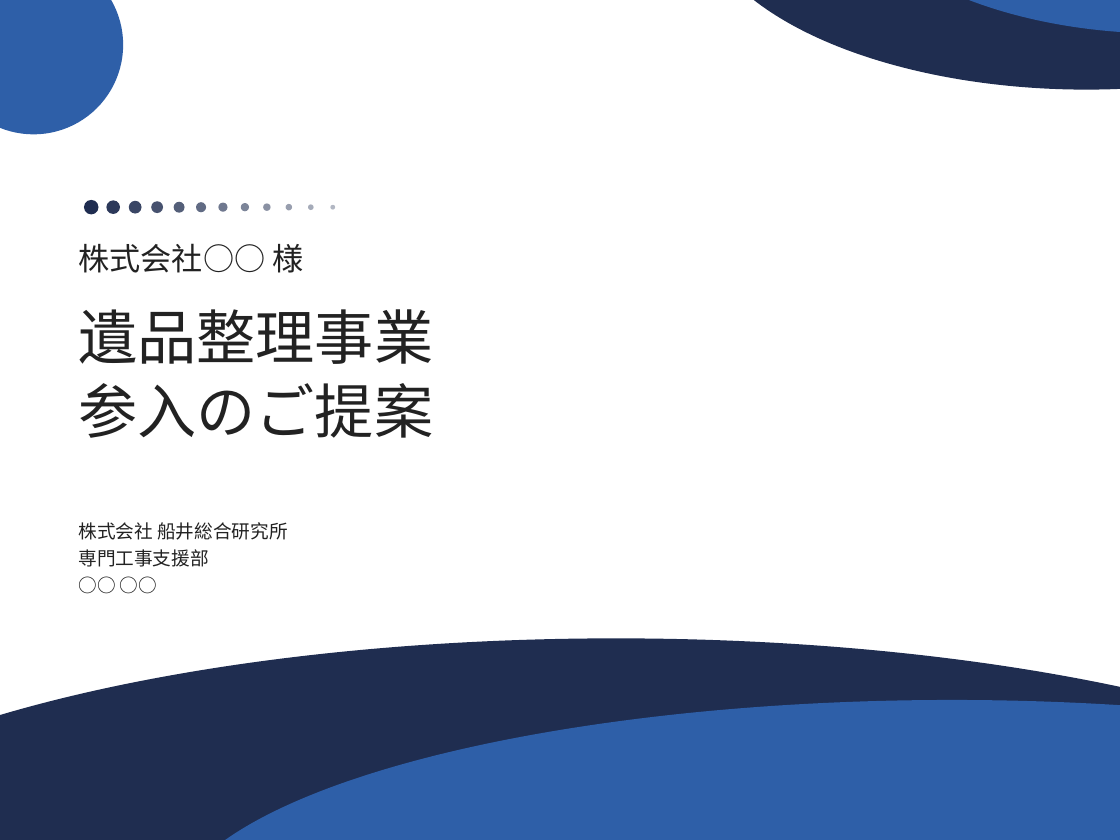
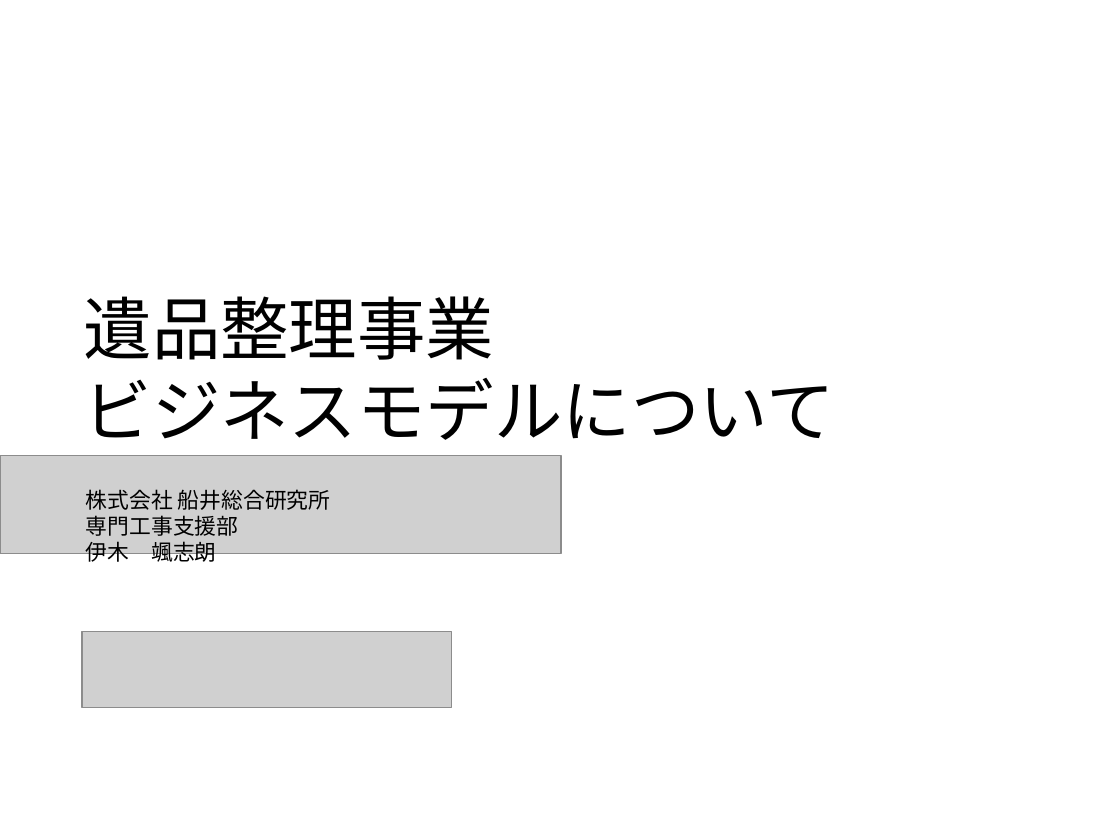
Before and after one commit to soshiro-iki-sys/-, a slide deck: slide 1 of proposals/遺品整理事業_企画書.pptx. Drawn at 1120x840 pixels with LibreOffice and Linux fonts; fonts in the diff are those of the drawing; grey boxes stand for pictures; background and template pictures are left out. Boxes give left, top, right and bottom in pixels: in the first picture for what was removed or moved away, otherwise in the second. Text is boxed around its words. In the diff, an @@ line names an element or a change of style, - is before the commit and + after.

```diff
--- a/proposals/遺品整理事業_企画書.pptx
+++ b/proposals/遺品整理事業_企画書.pptx
@@ ellipse removed at bbox=[0, 0, 123, 134] @@
@@ ellipse removed at bbox=[694, 0, 1120, 90] @@
@@ ellipse removed at bbox=[829, 0, 1120, 34] @@
@@ ellipse removed at bbox=[84, 199, 99, 214] @@
@@ ellipse removed at bbox=[106, 200, 120, 214] @@
@@ ellipse removed at bbox=[129, 200, 141, 213] @@
@@ ellipse removed at bbox=[151, 202, 164, 214] @@
@@ ellipse removed at bbox=[174, 202, 185, 213] @@
@@ ellipse removed at bbox=[196, 202, 206, 212] @@
@@ ellipse removed at bbox=[218, 203, 227, 212] @@
@@ ellipse removed at bbox=[241, 203, 249, 211] @@
@@ ellipse removed at bbox=[263, 204, 271, 212] @@
@@ ellipse removed at bbox=[286, 204, 292, 211] @@
@@ ellipse removed at bbox=[308, 204, 314, 209] @@
@@ ellipse removed at bbox=[330, 205, 335, 209] @@
@@ text removed at bbox=[78, 243, 303, 273] @@
-株式会社○○ 様
@@ text "遺品整理事業": place and size @@
-text "遺品整理事業" at bbox=[78, 309, 433, 438]
+text "遺品整理事業" at bbox=[84, 296, 835, 440]
@@ text at bbox=[84, 296, 495, 360]: size 38 to 44 pt, text colour #222222 to #000000 in "遺品整理事業"; indent changed; line spacing 1.05 to 1 @@
@@ text at bbox=[84, 378, 835, 440]: text changed; size 38 to 44 pt; text colour #222222 to #000000 @@
-参入のご提案
+ビジネスモデルについて
@@ picture added at bbox=[0, 456, 561, 554] @@
@@ text "株式会社 船井総合研究所": place and size @@
-text "株式会社 船井総合研究所" at bbox=[78, 522, 288, 567]
+text "株式会社 船井総合研究所" at bbox=[86, 489, 331, 567]
@@ text at bbox=[86, 489, 331, 536]: size 12 to 14 pt, text colour #222222 to #000000 in "株式会社 船井総合研究所", "専門工事支援部"; line spacing 1.2 to 1 @@
@@ text at bbox=[86, 541, 216, 567]: text changed; size 12 to 14 pt; text colour #222222 to #000000 @@
-○○ ○○
+伊木 颯志朗
@@ ellipse removed at bbox=[0, 638, 1120, 840] @@
@@ picture added at bbox=[82, 632, 451, 708] @@
@@ ellipse removed at bbox=[168, 700, 1120, 840] @@
```
Also in this commit, not shown: 12 other slides changed, 11 other files.
